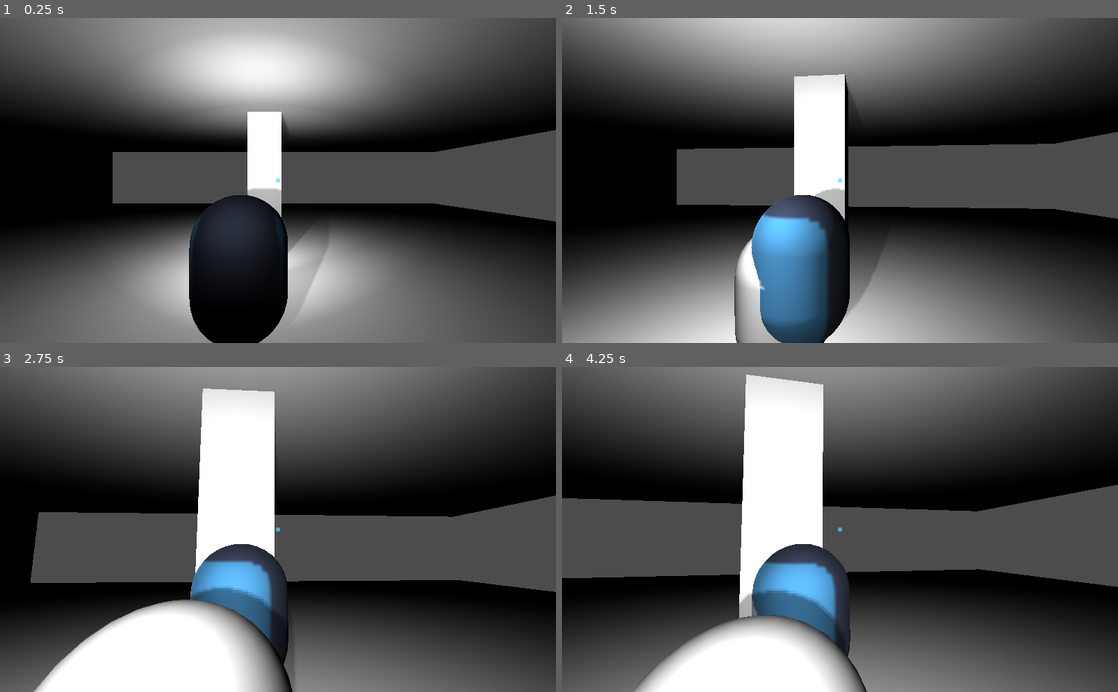
Above: before the commit, frames 1-4 (two rows, left to right).
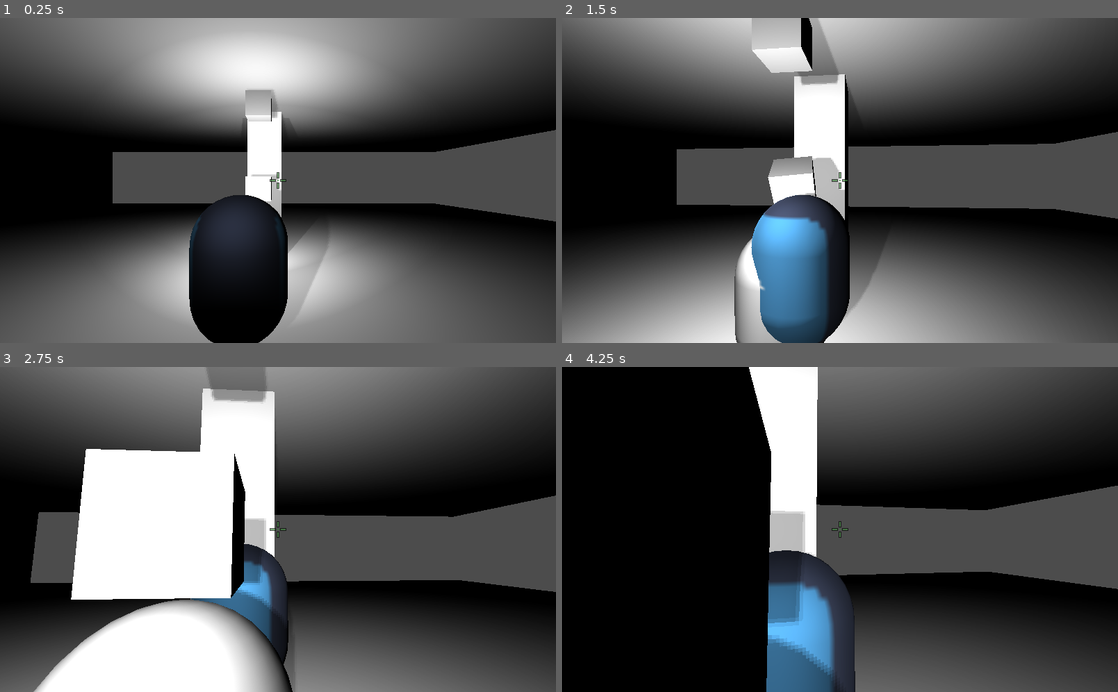
Above: after the commit, the same moments.

Repository: brennosouza/VS-Stealth
Game: Godot game, scene res://scenes/levels/test_level.tscn
The game is run twice, just before and just after one commit, with the same random seed, the same clock (stepped at 60 frames per second) and the same inputs. The engine's default icon, where the game draws it, is replaced by a stand-in: a white triangle on a blue panel in a dark square.
Inputs (mouse positions are in pixels of both pictures, inside the frame that each line leads up to):
- Up to frame 1 (0.25 s): no input
- Up to frame 2 (1.5 s): tap Enter at 0.5 s; move the mouse to (867, 180) at 0.52 s; hold Ctrl (crouch) 0.53-1.28 s; hold Up (ui_up) from 0.53 s (still down); move the mouse to (812, 180) at 1.27 s; tap F (flashlight) at 1.35 s
- Up to frame 3 (2.75 s): keep holding Up (ui_up); move the mouse to (289, 523) at 2.02 s; click (289, 523) at 2.1 s
- Up to frame 4 (4.25 s): keep holding Up (ui_up); move the mouse to (834, 536) at 2.77 s; tap Shift (sprint) at 2.85 s; move the mouse to (878, 532) at 3.52 s; hold Ctrl (crouch) from 3.53 s (still down)

The runs differ from the first frame. In frame 1, 0.6% of the frame differs, in the area x 44-52%, y 22-57%; in frame 2, 3.1%; in frame 3, 13%; in frame 4, 41%, in the area x 0-100%, y 0-100%.

Commit message:
Adicionado hanging light simples
(Sem luz ainda)

Diff:
--- a/scenes/UI/Player/HUD.tscn
+++ b/scenes/UI/Player/HUD.tscn
@@ -11,6 +11,7 @@
 }
 
 [node name="CrosshairCircle" type="TextureRect" parent="."]
+visible = false
 modulate = Color( 0.243137, 0.878431, 0.992157, 0.670588 )
 anchor_left = 0.5
 anchor_top = 0.5
@@ -28,7 +29,6 @@
 }
 
 [node name="CrosshairCross" type="TextureRect" parent="."]
-visible = false
 modulate = Color( 0.839216, 0.780392, 0.780392, 0.670588 )
 anchor_left = 0.5
 anchor_top = 0.5
--- a/scenes/levels/test_level.tscn
+++ b/scenes/levels/test_level.tscn
@@ -1,6 +1,7 @@
-[gd_scene load_steps=4 format=2]
+[gd_scene load_steps=5 format=2]
 
 [ext_resource path="res://scenes/characters/Player.tscn" type="PackedScene" id=1]
+[ext_resource path="res://scenes/lights/hanging_light.tscn" type="PackedScene" id=2]
 
 [sub_resource type="Environment" id=1]
 
@@ -58,3 +59,6 @@
 [node name="OmniLight2" type="OmniLight" parent="."]
 transform = Transform( 1, 0, 0, 0, 1, 0, 0, 0, 1, 0, 5.37579, 1.5874 )
 omni_range = 21.3219
+
+[node name="Spatial" parent="." instance=ExtResource( 2 )]
+transform = Transform( 1, 0, 0, 0, 1, 0, 0, 0, 1, 0, 4.8714, 0 )
--- /dev/null
+++ b/scenes/lights/hanging_light.tscn
@@ -0,0 +1,35 @@
+[gd_scene load_steps=3 format=2]
+
+[sub_resource type="CubeMesh" id=1]
+size = Vector3( 1, 1, 1 )
+
+[sub_resource type="ConvexPolygonShape" id=2]
+points = PoolVector3Array( -0.5, 0.5, 0.5, 0.5, 0.5, -0.5, 0.5, 0.5, 0.5, -0.5, 0.5, -0.5, -0.5, -0.5, 0.5, 0.5, -0.5, -0.5, 0.5, -0.5, 0.5, -0.5, -0.5, -0.5, 0.5, 0.5, 0.5, -0.5, 0.5, -0.5, 0.5, 0.5, -0.5, -0.5, 0.5, 0.5, 0.5, -0.5, 0.5, -0.5, -0.5, -0.5, 0.5, -0.5, -0.5, -0.5, -0.5, 0.5, 0.5, 0.5, 0.5, -0.5, -0.5, 0.5, -0.5, 0.5, 0.5, 0.5, -0.5, 0.5, 0.5, 0.5, -0.5, -0.5, -0.5, -0.5, -0.5, 0.5, -0.5, 0.5, -0.5, -0.5 )
+
+[node name="Spatial" type="Spatial"]
+
+[node name="Top" type="StaticBody" parent="."]
+transform = Transform( 1, 0, 0, 0, 1, 0, 0, 0, 1, 0, 3.52184, 0 )
+
+[node name="MeshInstance" type="MeshInstance" parent="Top"]
+mesh = SubResource( 1 )
+material/0 = null
+
+[node name="CollisionShape" type="CollisionShape" parent="Top"]
+shape = SubResource( 2 )
+
+[node name="Generic6DOFJoint" type="Generic6DOFJoint" parent="."]
+transform = Transform( 1, 0, 0, 0, 1, 0, 0, 0, 1, 0, 1.837, 0 )
+nodes/node_a = NodePath("../Top")
+nodes/node_b = NodePath("../Light")
+collision/exclude_nodes = false
+
+[node name="Light" type="RigidBody" parent="."]
+transform = Transform( 1, 0, 0, 0, 1, 0, 0, 0, 1, 0, 0.0899379, 0 )
+
+[node name="MeshInstance" type="MeshInstance" parent="Light"]
+mesh = SubResource( 1 )
+material/0 = null
+
+[node name="CollisionShape" type="CollisionShape" parent="Light"]
+shape = SubResource( 2 )
